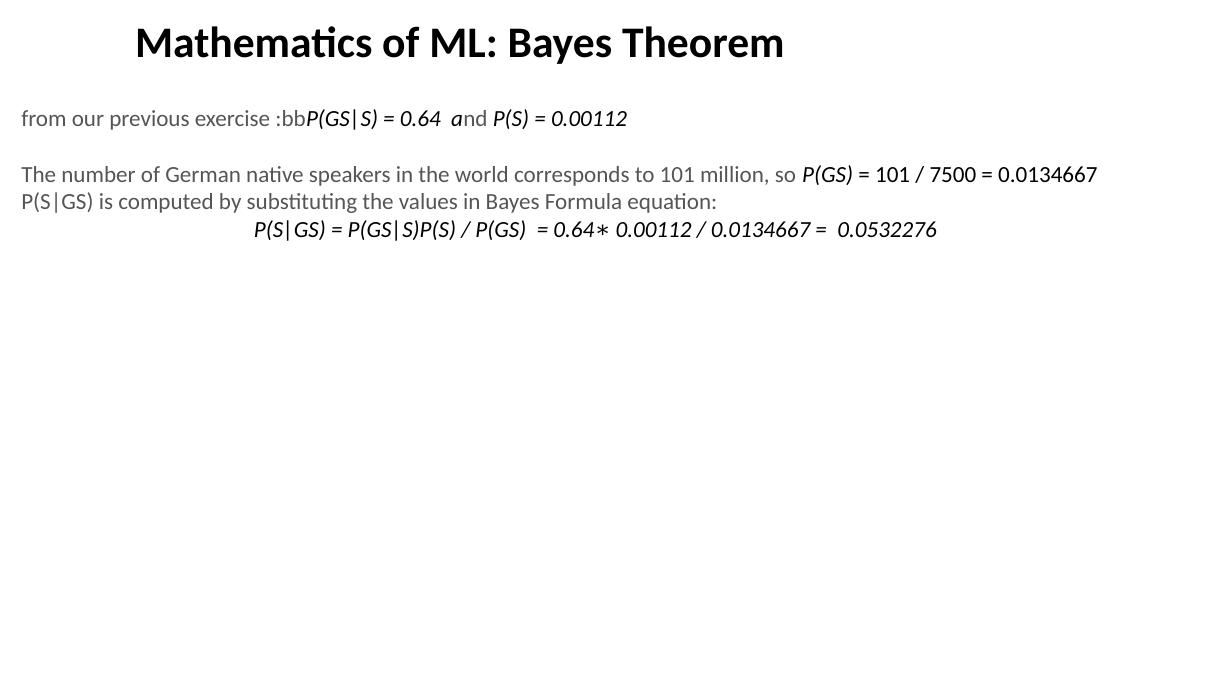
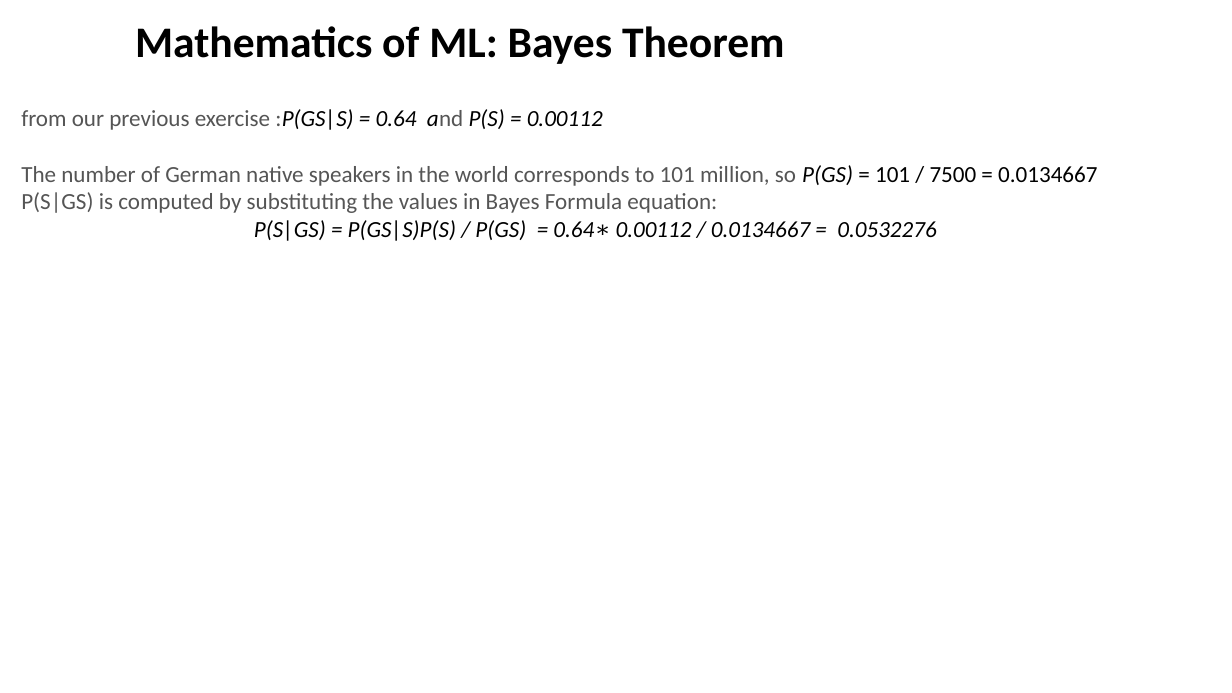
Before and after one commit to nadiakap/PythonForML, a slide deck: slide 6 of PythonML2023_Lecture3.pptx. Drawn at 1232x693 pixels with LibreOffice and Linux fonts; fonts in the diff are those of the drawing. Boxes give left, top, right and bottom in pixels: in the first picture for what was removed or moved away, otherwise in the second. Text is boxed around its words. In the diff, an @@ line names an element or a change of style, - is before the commit and + after.

```diff
--- a/PythonML2023_Lecture3.pptx
+++ b/PythonML2023_Lecture3.pptx
@@ text at box(21, 109, 603, 130): text changed @@
-from our previous exercise :bbP(GS|S) = 0.64 and P(S) = 0.00112
+from our previous exercise :P(GS|S) = 0.64 and P(S) = 0.00112
```
Also in this commit, not shown: 1 other slide changed.
